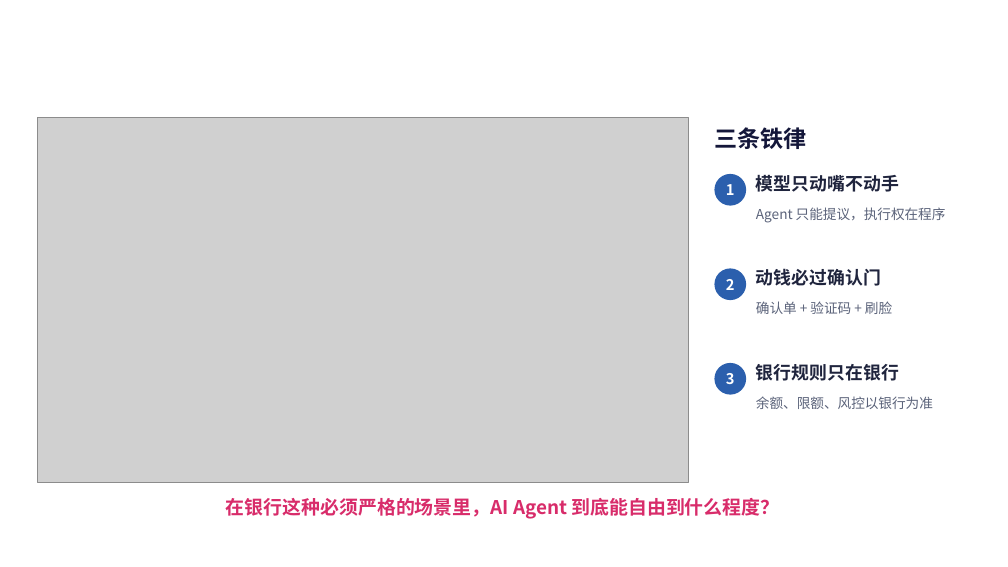
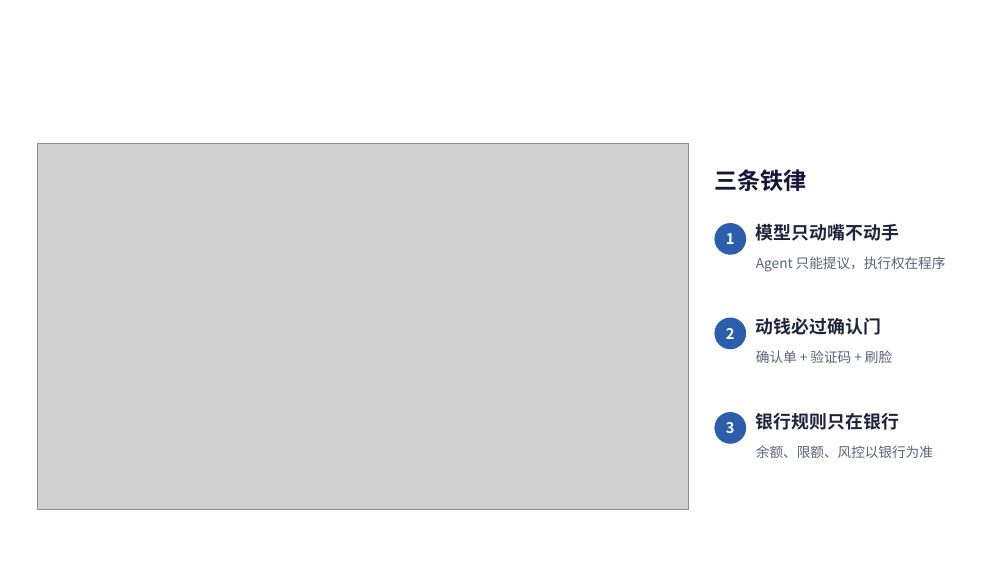
Before and after one commit to DrErwin/hackerthon-bank-agent, a slide deck: slide 5 of docs/report/submission/人工智能赛道-KOSX1-答辩PPT.pptx. Drawn at 1008x567 pixels with LibreOffice and Linux fonts; fonts in the diff are those of the drawing; grey boxes stand for pictures; background and template pictures are left out. Boxes give left, top, right and bottom in pixels: in the first picture for what was removed or moved away, otherwise in the second. Text is boxed around its words. In the diff, an @@ line names an element or a change of style, - is before the commit and + after.

```diff
--- a/docs/report/submission/人工智能赛道-KOSX1-答辩PPT.pptx
+++ b/docs/report/submission/人工智能赛道-KOSX1-答辩PPT.pptx
@@ picture moved from (x1=38, y1=117, x2=688, y2=483) to (x1=38, y1=144, x2=688, y2=510) @@
@@ text "三条铁律" moved from (x1=714, y1=127, x2=806, y2=149) to (x1=714, y1=169, x2=806, y2=191) @@
@@ 6 texts, 3 ellipses moved together from (x1=715, y1=174, x2=946, y2=409) to (x1=715, y1=223, x2=946, y2=458) @@
@@ text removed at (x1=226, y1=498, x2=780, y2=519) @@
-在银行这种必须严格的场景里，AI Agent 到底能自由到什么程度？
```
Also in this commit, not shown: 3 other slides changed, 1 other file.
